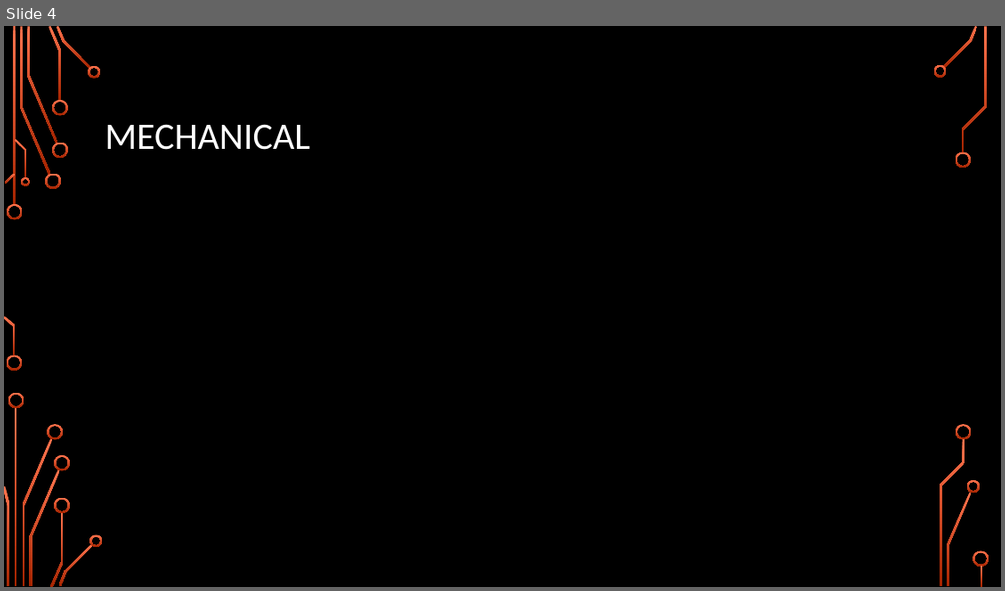
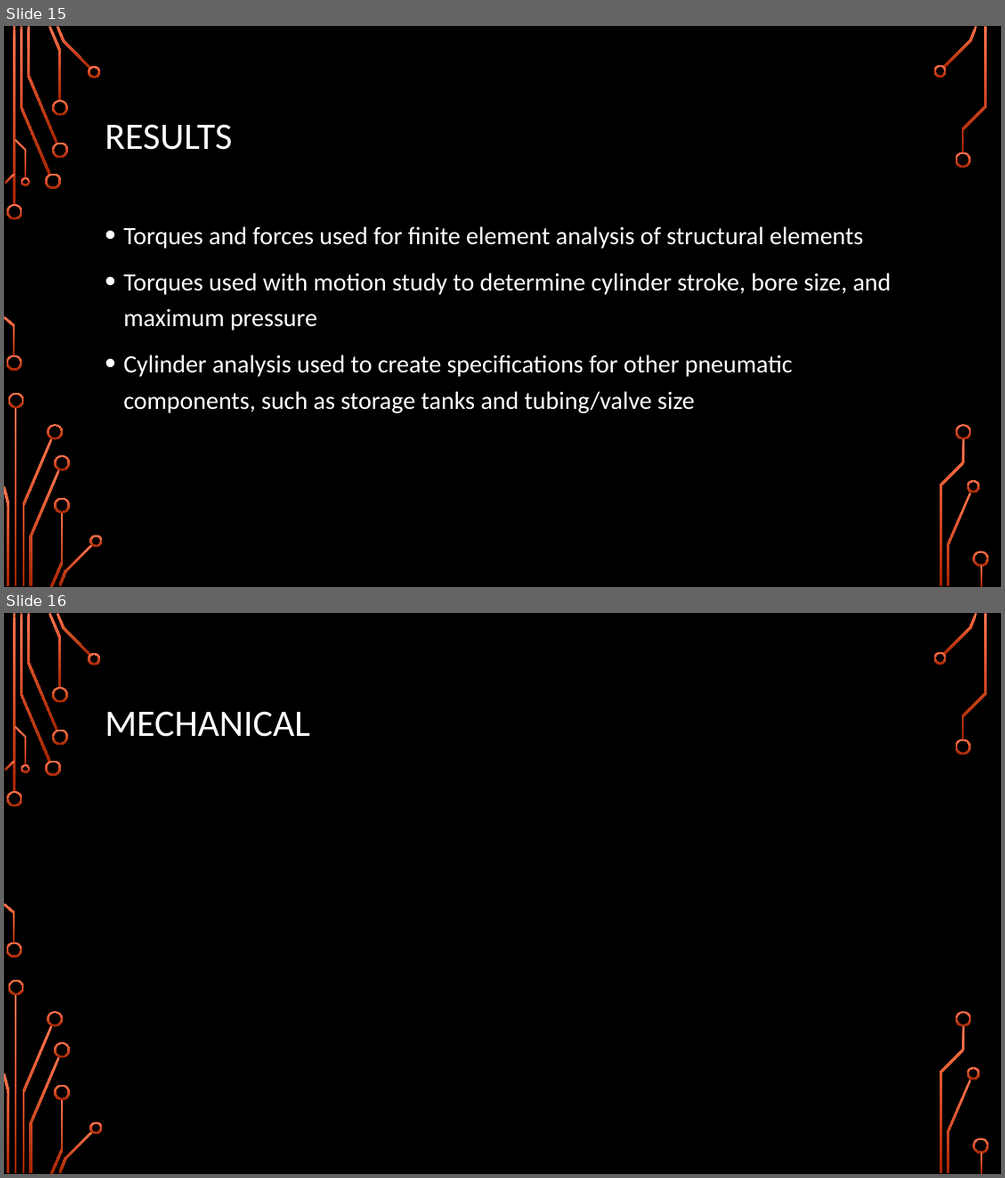
Before and after one commit to Logiant/AgileRoboticControls, a slide deck: Documentation/Presentation/Design Presentation/Design Presentation.pptx. Shown one above the other, each under a label of ours: slide 4 before the commit, slides 15 and 16 after it. The pictures are 1005x591 and 1005x1178 pixels, drawn with LibreOffice and Linux fonts; fonts in the diff are those of the drawing; background and template pictures are left out. Boxes give left, top, right and bottom in pixels: in the first picture for what was removed or moved away, otherwise in the second. Text is boxed around its words. In the diff, an @@ line names an element or a change of style, - is before the commit and + after.

Commit message:
Added pneumatics and dynamics to presentation

```diff
--- a/Documentation/Presentation/Design Presentation/Design Presentation.pptx
+++ b/Documentation/Presentation/Design Presentation/Design Presentation.pptx
@@ slide 15 added at (4,26,1001,587), background picture (left out); not listed: 36 template elements that a slide beside it also shows @@
@@ title added at (105,124,232,150), 36 pt, text #FFFFFF @@
+RESULTS
@@ text added at (123,226,891,413), 24 pt, text #FFFFFF @@
+• Torques and forces used for finite element analysis of structural elements
+• Torques used with motion study to determine cylinder stroke, bore size, and maximum pressure
+• Cylinder analysis used to create specifications for other pneumatic components, such as storage tanks and tubing/valve size
@@ what was slide 4 is now slide 16 @@
```
Also in this commit, not shown: 1 slide changed, 20 other slides added, 1 slide removed.
